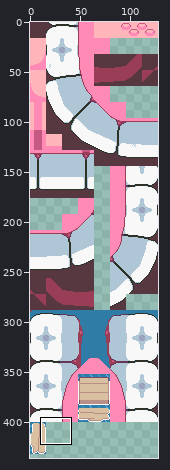
Pixel-art file -- tools/porytiles/_raw_tilesets/secondary/inside_wailord/tilesetase.ase. The first picture is a wide view before the edit; the outline marks the close-up.
Close-up. As it was:
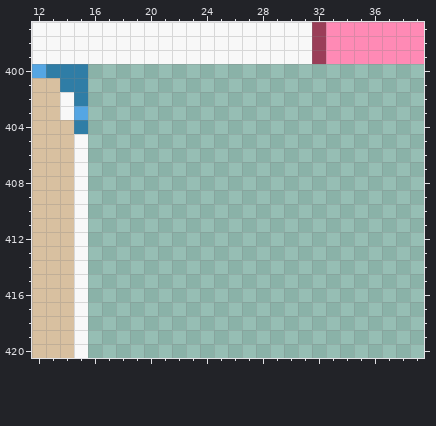
128x544 pixels, 1 frame. Shown: x 12..39, y 397..420. The wide view leaves out empty margins.
After the commit:
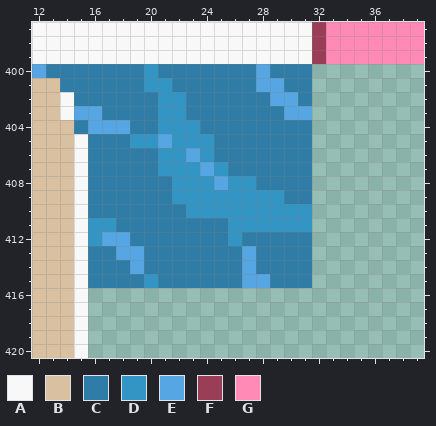
Palette (. is transparent): A #f8f8f8  B #d8c0a0  C #2f7da6  D #3295c3  E #55a6e3  F #9a3e58  G #ff8ab5
Edits made:
Changed rows in their new state; - is an unchanged pixel.
Layer "bottom":
first column x 16:
400 CCCCDCCCCCCCECCC
401 CCCCDDCCCCCCEECC
402 CCCCCDDCCCCCCEEC
403 ECCCCDDCCCCCCCEE
404 EEECCDDDCCCCCCCC
405 CCCDDEDDDCCCCCCC
406 CCCCCDDEDCCCCCCC
407 CCCCCDDDEDCCCCCC
408 CCCCCCDDDEDDCCCC
409 CCCCCCDDDDDDDDCC
410 CCCCCCCDDDDDDDDD
411 DDCCCCCCCCDDDDDD
412 DEECCCCCCCDCCCCC
413 CCEECCCCCCCECCCC
414 CCCECCCCCCCECCCC
415 CCCCDCCCCCCEECCC
